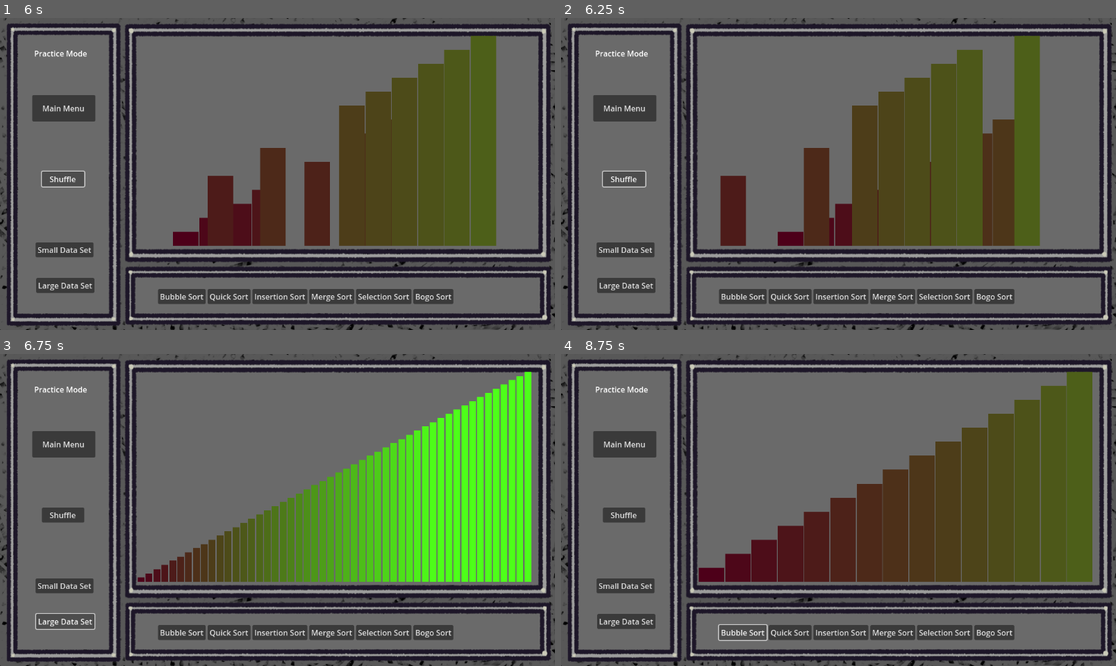
Above: before the commit, frames 1-4 (two rows, left to right).
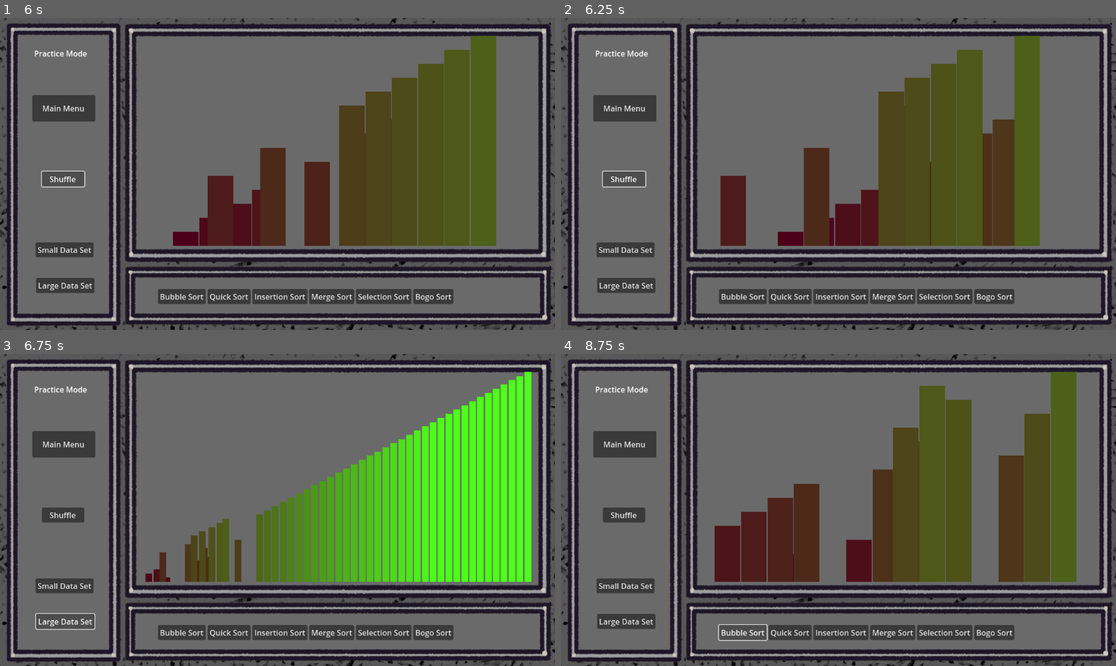
Above: after the commit, the same moments.

Repository: jematson/CS471ChappellChase
Game: Godot game, scene res://scenes/main_menu.tscn
The game is run twice, just before and just after one commit, with the same random seed, the same clock (stepped at 60 frames per second) and the same inputs.
Inputs:
- Up to frame 1 (6 s): click "Practice Mode" at 0.5 s; click "Bubble Sort" at 1.25 s; click "Quick Sort" at 2 s; click "Insertion Sort" at 2.75 s; click "Merge Sort" at 3.5 s; click "Selection Sort" at 4.25 s; click "Bogo Sort" at 5 s; click "Shuffle" at 5.75 s
- Up to frame 2 (6.25 s): no input
- Up to frame 3 (6.75 s): click "Large Data Set" at 6.5 s
- Up to frame 4 (8.75 s): click "Small Data Set" at 7.25 s; click "Bubble Sort" at 8 s

Frame 1 is identical in both runs. In frame 2, 2.1% of the frame differs, in the area x 52-62%, y 28-74%; in frame 3, 1.4%; in frame 4, 15%, in the area x 24-96%, y 5-74%.
Error before the commit: Invalid call. Nonexistent function 'start_timer' in base 'Label'. (res://source/algorithm_executer.gd:34)

Commit message:
Fix practice mode algorithm bug

Diff:
--- a/scenes/practice_level.tscn
+++ b/scenes/practice_level.tscn
@@ -4,7 +4,7 @@
 [ext_resource type="Texture2D" uid="uid://hudyto286fs5" path="res://sprites/practicemode.png" id="2_mywij"]
 [ext_resource type="PackedScene" uid="uid://crmsvxie0bwea" path="res://scenes/algorithm_executer.tscn" id="3_25emc"]
 [ext_resource type="PackedScene" uid="uid://c84hilvcwcvgs" path="res://scenes/algorithm_menu.tscn" id="4_qh7p1"]
-[ext_resource type="Script" path="res://sort_timer.gd" id="5_nsrdn"]
+[ext_resource type="Script" uid="uid://dyqdy5kv6m5u8" path="res://source/sort_timer.gd" id="5_mywij"]
 [ext_resource type="Texture2D" uid="uid://cb4ptbniqi3dk" path="res://sprites/frame_00_delay-0.04s.png" id="6_keyi3"]
 [ext_resource type="Texture2D" uid="uid://bh5aupnm0huvn" path="res://sprites/frame_01_delay-0.04s.png" id="7_2ufi1"]
 [ext_resource type="Texture2D" uid="uid://bk5l4iywtxsbl" path="res://sprites/frame_02_delay-0.05s.png" id="8_tgikd"]
@@ -150,7 +150,7 @@
 offset_top = 593.0
 offset_right = 89.0
 offset_bottom = 616.0
-script = ExtResource("5_nsrdn")
+script = ExtResource("5_mywij")
 
 [node name="DeathScreen" type="AnimatedSprite2D" parent="TimerLabel"]
 position = Vector2(531.5, -271.99997)
